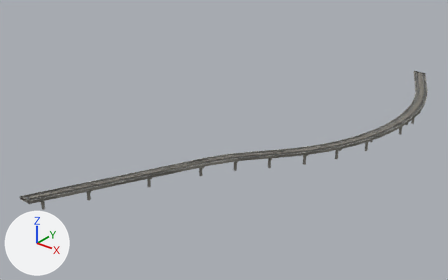
The glTF model sfo3d/data/buildings3d/lsu_airtrain_-6_-4.glb as it was, and as the next commit left it.
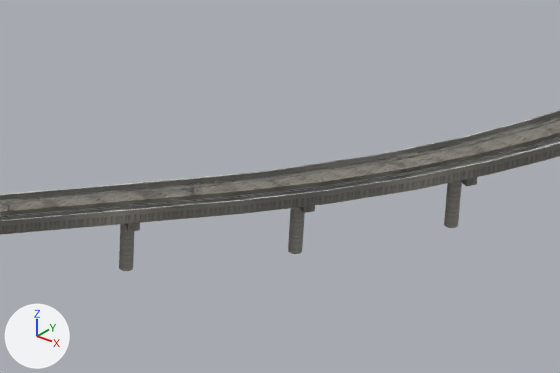
The first picture shows the older version from a 50 mm lens placed at (-1914.0, 1052.0, 245.0), pointed at (-2222.0, 1437.0, 6.0). The close-ups show the older and then the newer version on the part from 54% to 80% of the width and 40% to 68% of the height of that picture. Only the edits that show in the close-ups are written down. Lighting does not change. The marker at lower left points along +X, +Y and +Z. Where no turn or scale is listed for an object, it has been applied to the vertices. Vertices at exactly the same position are counted once.

The first close-up shows 'L0_airtrain_-6_-4_deck', 'L0_airtrain_-6_-4_handrails', 'L0_airtrain_-6_-4_piers', 'L0_airtrain_-6_-4_track', 'L1_airtrain_-6_-4_piers', 'L1_airtrain_-6_-4_track', 'L2_airtrain_-6_-4'.
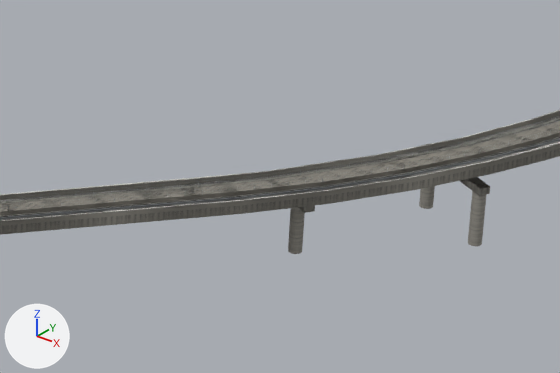
What differs and where, as boxes [x1, y1, x2, y2] in the close-ups (560 x 373 px; the box of a moved part takes in the faces that stretch with it):
'L2_airtrain_-6_-4', reshaped: before [0, 109, 560, 270]; after [0, 109, 560, 247]
'L0_airtrain_-6_-4_piers', reshaped, moved: before [119, 177, 477, 271]; after [288, 177, 486, 254]
'L1_airtrain_-6_-4_piers', reshaped, moved: before [119, 181, 462, 271]; after [288, 187, 485, 254]
part 1 of me_l0_airtrain__6__4_piers, moved or reshaped: before [444, 181, 462, 228]; after [468, 192, 486, 246]
part 2 of me_l0_airtrain__6__4_piers, moved or reshaped: before [119, 224, 134, 271]; after [420, 186, 435, 209]
part 3 of me_l0_airtrain__6__4_piers, rebuilt (not visible afterwards): before [460, 177, 477, 186]
part 4 of me_l0_airtrain__6__4_piers, deleted: before [125, 223, 140, 231]
part 5 of me_l1_airtrain__6__4_piers, moved or reshaped: before [444, 181, 462, 228]; after [468, 191, 485, 246]
part 6 of me_l1_airtrain__6__4_piers, moved or reshaped: before [119, 224, 135, 271]; after [419, 187, 435, 209]
part 7 of me_l2_airtrain__6__4, built on: before [457, 184, 461, 223]; after [421, 143, 490, 240]

Patch to the scene script:
```diff
--- a/sfo3d/data/buildings3d/lsu_airtrain_-6_-4.glb.py
+++ b/sfo3d/data/buildings3d/lsu_airtrain_-6_-4.glb.py
@@ me_l0_airtrain__6__4_piers @@
 # used by ob_l0_airtrain__6__4_piers; location = (-2182.4, 1460.4, 3.0)
-me_l0_airtrain__6__4_piers.from_pydata(...)  # 364 vertices, 390 faces; spans x -79.0..79.0, y -193.0..193.0, z 0.0..13.0
+me_l0_airtrain__6__4_piers.from_pydata(...)  # 356 vertices, 382 faces; spans x -79.0..79.0, y -193.0..193.0, z 0.0..13.0
+# me_l0_airtrain__6__4_piers part 1: the loose piece of 20 vertices spanning x 51.0..54.0, y 11.0..14.0, z 0.0..10.0 is moved by (7.0, -3.0, 0.0)
+# me_l0_airtrain__6__4_piers part 2: the loose piece of 20 vertices spanning x 16.0..19.0, y -37.0..-34.0, z 0.0..9.0 is moved by (28.0, 52.0, 0.0)
+# me_l0_airtrain__6__4_piers part 3: the loose piece of 8 vertices spanning x 48.0..57.0, y 9.0..16.0, z 10.0..11.0 is rebuilt with 8 vertices and now spans x 44.0..61.0, y 7.0..18.0, z 10.0..11.0
+# me_l0_airtrain__6__4_piers part 4: the loose piece of 8 vertices spanning x 14.0..22.0, y -39.0..-32.0, z 9.0..11.0 is deleted
+# other edits to the shape of me_l0_airtrain__6__4_piers do not show in these pictures
 me_l0_airtrain__6__4_piers.materials.append(mat_guideway)
@@ me_l1_airtrain__6__4_piers @@
 # used by ob_l1_airtrain__6__4_piers; location = (-2182.4, 1460.4, 3.0)
-me_l1_airtrain__6__4_piers.from_pydata(...)  # 260 vertices, 286 faces; spans x -79.0..79.0, y -193.0..193.0, z 0.0..13.0
+me_l1_airtrain__6__4_piers.from_pydata(...)  # 252 vertices, 278 faces; spans x -79.0..79.0, y -193.0..193.0, z 0.0..13.0
+# me_l1_airtrain__6__4_piers part 5: the loose piece of 12 vertices spanning x 52.0..54.0, y 11.0..14.0, z 0.0..10.0 is moved by (7.0, -3.0, 0.0)
+# me_l1_airtrain__6__4_piers part 6: the loose piece of 12 vertices spanning x 17.0..19.0, y -37.0..-34.0, z 0.0..9.0 is moved by (28.0, 52.0, 0.0)
+# other edits to the shape of me_l1_airtrain__6__4_piers do not show in these pictures
 me_l1_airtrain__6__4_piers.materials.append(mat_guideway)
@@ me_l2_airtrain__6__4 @@
 # used by ob_l2_airtrain__6__4; location = (-2185.6, 1470.0, 3.0)
-me_l2_airtrain__6__4.from_pydata(...)  # 466 vertices, 802 faces; spans x -82.0..82.0, y -210.0..210.0, z 0.0..16.0
+me_l2_airtrain__6__4.from_pydata(...)  # 474 vertices, 814 faces; spans x -82.0..82.0, y -210.0..210.0, z 0.0..16.0
+# me_l2_airtrain__6__4 part 7
+# 4 vertices in x 55.0..56.0, y 2.0..3.0, z 0.0..10.0 move by (6.0, -4.0, 0.0)
+# 4 vertices move from x 56.0..57.0, y 3.0..4.0, z 0.0..10.0 to x 62.0..64.0, y -1.0..1.0, z 0.0..10.0
+# 8 vertices are added at x 47.0..64.0, y -2.0..8.0, z 10.0..11.0
+# 12 new faces join them, mat_guideway_c
+# other edits to the shape of me_l2_airtrain__6__4 do not show in these pictures
 me_l2_airtrain__6__4.materials.append(mat_guideway_deck_c)
@@ ob_l0_airtrain__6__4_piers @@
 ob_l0_airtrain__6__4_piers = bpy.data.objects.new('L0_airtrain_-6_-4_piers', me_l0_airtrain__6__4_piers)
-ob_l0_airtrain__6__4_piers.location = (-2182.4, 1460.4, 3.0)
+ob_l0_airtrain__6__4_piers.location = (-2182.9, 1460.4, 3.0)
@@ ob_l1_airtrain__6__4_piers @@
 ob_l1_airtrain__6__4_piers = bpy.data.objects.new('L1_airtrain_-6_-4_piers', me_l1_airtrain__6__4_piers)
-ob_l1_airtrain__6__4_piers.location = (-2182.4, 1460.4, 3.0)
+ob_l1_airtrain__6__4_piers.location = (-2182.9, 1460.4, 3.0)
```
